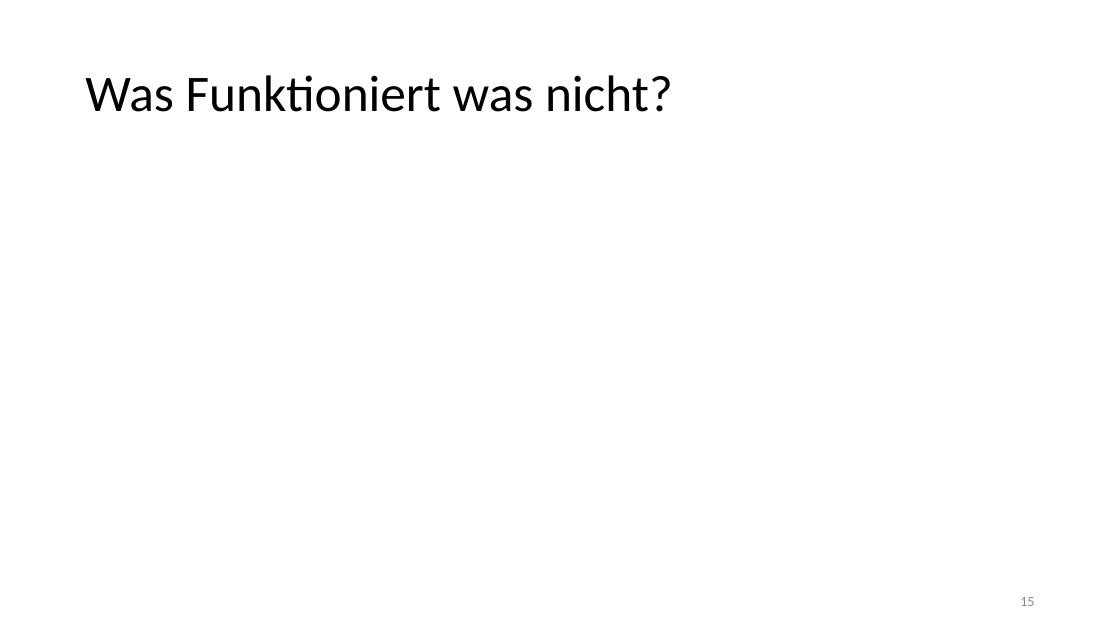
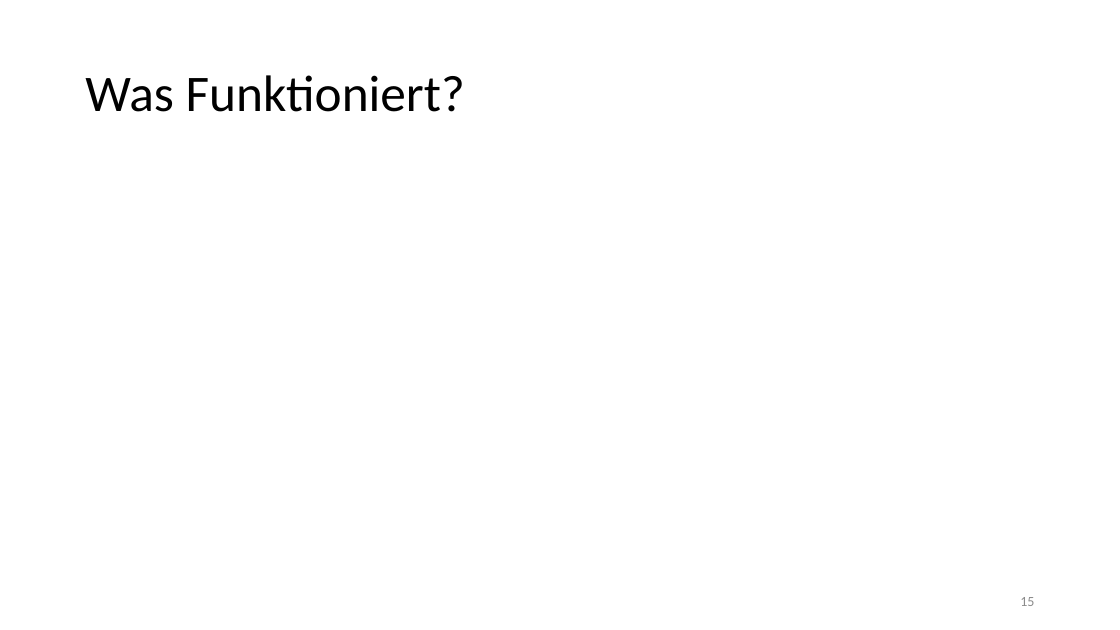
Before and after one commit to brodermar/wwm, a slide deck: slide 15 of documentation/wwmp.pptx. Drawn at 1120x630 pixels with LibreOffice and Linux fonts; fonts in the diff are those of the drawing. Boxes give left, top, right and bottom in pixels: in the first picture for what was removed or moved away, otherwise in the second. Text is boxed around its words. In the diff, an @@ line names an element or a change of style, - is before the commit and + after.

```diff
--- a/documentation/wwmp.pptx
+++ b/documentation/wwmp.pptx
@@ title at (85,75,465,112): text changed @@
-Was Funktioniert was nicht?
+Was Funktioniert?
```
Also in this commit, not shown: 3 other slides changed, 2 other files.
